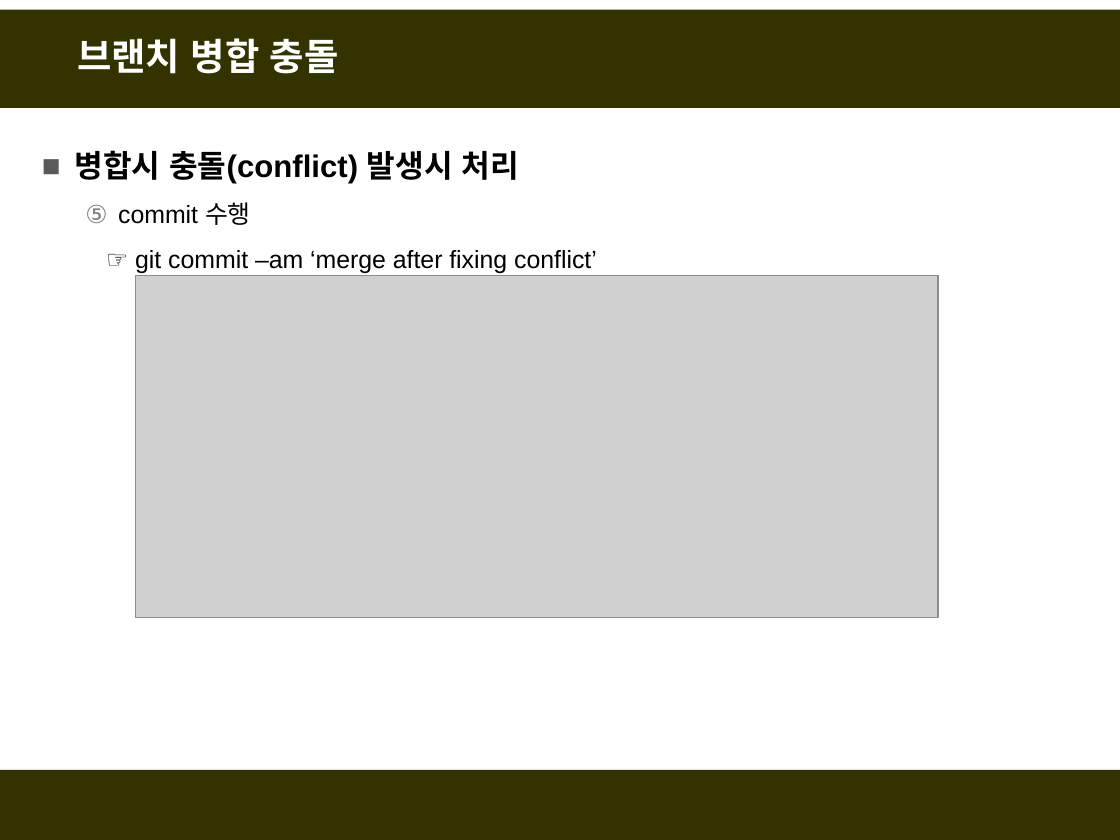
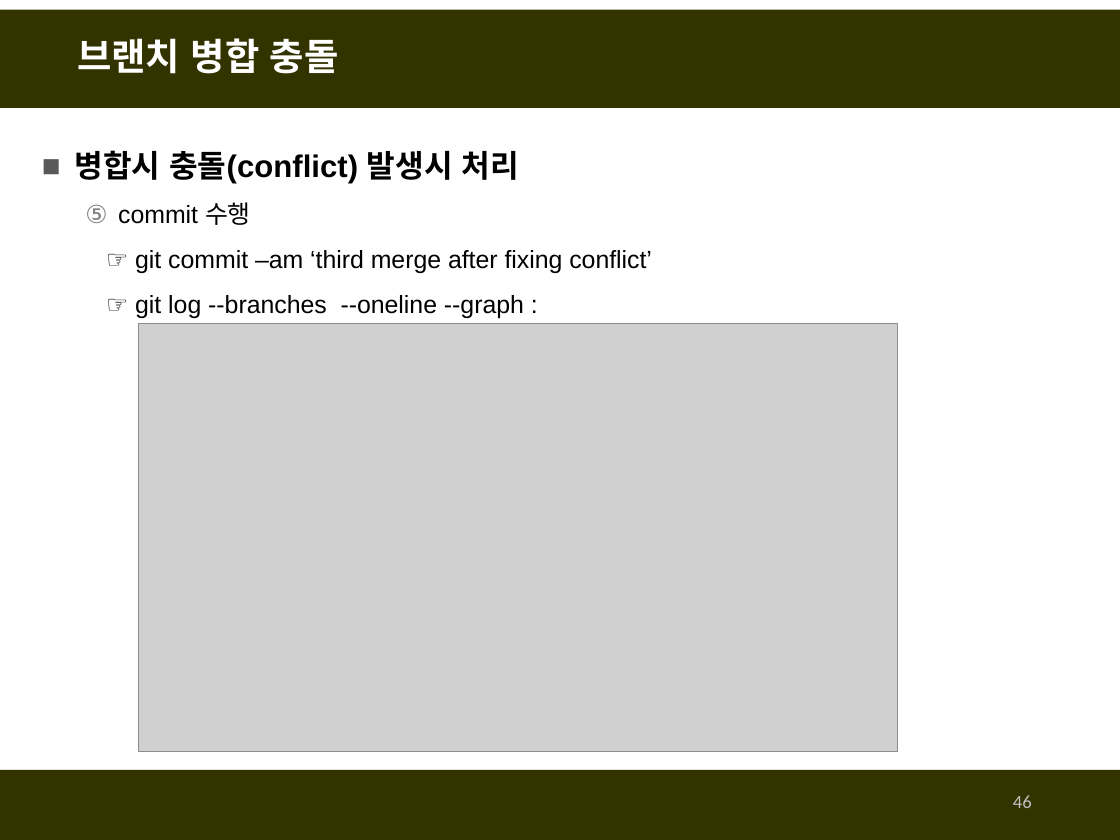
Before and after one commit to fasthill/github-lecture, a slide deck: slide 46 of git및github첫걸음.pptx (slide 41 before the commit). Drawn at 1120x840 pixels with LibreOffice and Linux fonts; fonts in the diff are those of the drawing; grey boxes stand for pictures. Boxes give left, top, right and bottom in pixels: in the first picture for what was removed or moved away, otherwise in the second. Text is boxed around its words. In the diff, an @@ line names an element or a change of style, - is before the commit and + after.

```diff
--- a/git및github첫걸음.pptx
+++ b/git및github첫걸음.pptx
@@ text at [135, 250, 652, 318]: text changed @@
-  ☞ git commit –am ‘merge after fixing conflict’
+  ☞ git commit –am ‘third merge after fixing conflict’
+  ☞ git log --branches --oneline --graph :
@@ picture: place and size @@
-picture at [136, 276, 939, 617]
+picture at [138, 324, 897, 752]
@@ page number added at [1013, 795, 1032, 808], 12 pt, text #BFBFBF @@
+46
```
Also in this commit, not shown: 61 other slides changed, 5 slides added.
